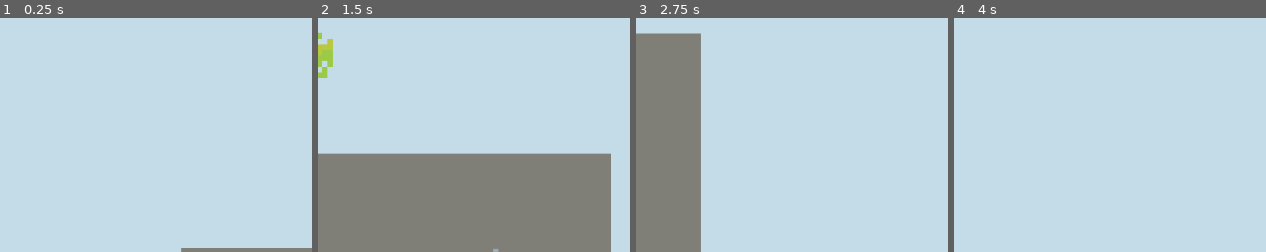
Above: before the commit, frames 1-4 (left to right).
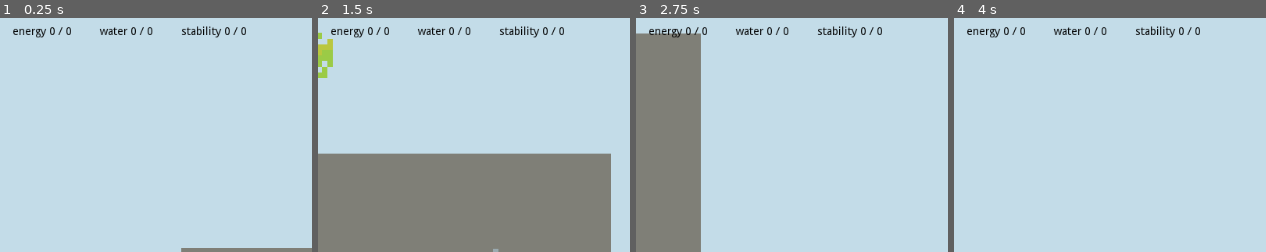
Above: after the commit, the same moments.

Repository: martindzejky/my-little-tree
Game: Godot game, scene res://scenes/main.tscn
Two runs of this game, one before a commit and one after it. Both use one fixed random seed, a clock stepped at 60 frames per second and the inputs below.
Inputs (mouse positions are % of the whole screen's width and height, from its top left):
- Up to frame 1 (0.25 s): no input
- Up to frame 2 (1.5 s): tap Enter at 0.5 s; move the mouse to (64, 45) at 0.52 s; press the mouse at (64, 45) at 0.53 s; hold D (move_right) 0.53-1.28 s; move the mouse to (21, 38) at 1.27 s; release the mouse at (21, 38) at 1.28 s; hold S (move_down) from 1.28 s (still down); tap Mouse wheel up (zoom_in) at 1.35 s
- Up to frame 3 (2.75 s): move the mouse to (77, 28) at 2.02 s; release S (move_down) at 2.03 s; hold D (move_right) from 2.03 s (still down); tap Mouse wheel down (zoom_out) at 2.1 s
- Up to frame 4 (4 s): move the mouse to (58, 70) at 2.77 s; release D (move_right) at 2.78 s; hold W (move_up) 2.78-3.53 s; click (58, 70) at 2.85 s; move the mouse to (outside the picture) at 3.52 s; hold A (move_left) from 3.53 s (still down); tap Mouse wheel up (zoom_in) at 3.6 s
The pictures show only the part of the screen within x 0-50%, y 1-51%; the shares and areas given below are measured in that part.

The runs differ from the first frame. In frame 1, 1.0% of the frame differs, in the area x 4-79%, y 3-9%; in frame 2, 1.0%; in frame 3, 1.0%; in frame 4, 1.0%.

Commit message:
add super simple gui

Diff:
--- /dev/null
+++ b/objects/gui.tscn
@@ -0,0 +1,95 @@
+[gd_scene load_steps=2 format=2]
+
+[ext_resource path="res://objects/ui/resource.tscn" type="PackedScene" id=1]
+
+[node name="gui" type="CanvasLayer"]
+
+[node name="topBar" type="MarginContainer" parent="."]
+anchor_right = 1.0
+__meta__ = {
+"_edit_use_anchors_": false
+}
+
+[node name="container" type="HBoxContainer" parent="topBar"]
+margin_right = 1024.0
+margin_bottom = 46.0
+
+[node name="energy" parent="topBar/container" instance=ExtResource( 1 )]
+anchor_right = 0.0
+anchor_bottom = 0.0
+margin_right = 87.0
+margin_bottom = 46.0
+resourceName = "currentEnergy"
+resourceMaxName = "maxEnergy"
+
+[node name="container" parent="topBar/container/energy" index="0"]
+margin_right = 71.0
+margin_bottom = 30.0
+
+[node name="label" parent="topBar/container/energy/container" index="0"]
+margin_top = 0.0
+margin_right = 43.0
+margin_bottom = 14.0
+text = "energy"
+
+[node name="value" parent="topBar/container/energy/container" index="1"]
+margin_left = 47.0
+margin_top = 0.0
+margin_right = 55.0
+margin_bottom = 14.0
+
+[node name="water" parent="topBar/container" instance=ExtResource( 1 )]
+anchor_right = 0.0
+anchor_bottom = 0.0
+margin_left = 91.0
+margin_right = 170.0
+margin_bottom = 46.0
+resourceName = "currentWater"
+resourceMaxName = "maxWater"
+
+[node name="container" parent="topBar/container/water" index="0"]
+margin_right = 63.0
+margin_bottom = 30.0
+
+[node name="label" parent="topBar/container/water/container" index="0"]
+margin_top = 0.0
+margin_right = 35.0
+margin_bottom = 14.0
+text = "water"
+
+[node name="value" parent="topBar/container/water/container" index="1"]
+margin_left = 39.0
+margin_top = 0.0
+margin_right = 47.0
+margin_bottom = 14.0
+
+[node name="stability" parent="topBar/container" instance=ExtResource( 1 )]
+anchor_right = 0.0
+anchor_bottom = 0.0
+margin_left = 174.0
+margin_right = 269.0
+margin_bottom = 46.0
+resourceName = "currentStability"
+resourceMaxName = "maxStability"
+
+[node name="container" parent="topBar/container/stability" index="0"]
+margin_right = 79.0
+margin_bottom = 30.0
+
+[node name="label" parent="topBar/container/stability/container" index="0"]
+margin_top = 0.0
+margin_right = 51.0
+margin_bottom = 14.0
+text = "stability"
+
+[node name="value" parent="topBar/container/stability/container" index="1"]
+margin_left = 55.0
+margin_top = 0.0
+margin_right = 63.0
+margin_bottom = 14.0
+
+[editable path="topBar/container/energy"]
+
+[editable path="topBar/container/water"]
+
+[editable path="topBar/container/stability"]
--- a/objects/tree.tscn
+++ b/objects/tree.tscn
@@ -4,7 +4,9 @@
 [ext_resource path="res://objects/root.tscn" type="PackedScene" id=2]
 [ext_resource path="res://scripts/player/rootGrowth.gd" type="Script" id=3]
 
-[node name="root" type="Node2D"]
+[node name="root" type="Node2D" groups=[
+"tree",
+]]
 
 [node name="branches" type="Node2D" parent="."]
 
--- /dev/null
+++ b/objects/ui/resource.tscn
@@ -0,0 +1,39 @@
+[gd_scene load_steps=2 format=2]
+
+[ext_resource path="res://scripts/ui/resource.gd" type="Script" id=1]
+
+[node name="label" type="MarginContainer"]
+anchor_right = 1.0
+anchor_bottom = 1.0
+custom_constants/margin_right = 16
+custom_constants/margin_top = 16
+custom_constants/margin_left = 16
+custom_constants/margin_bottom = 16
+script = ExtResource( 1 )
+__meta__ = {
+"_edit_use_anchors_": false
+}
+
+[node name="container" type="HBoxContainer" parent="."]
+margin_left = 16.0
+margin_top = 16.0
+margin_right = 1008.0
+margin_bottom = 584.0
+
+[node name="label" type="Label" parent="container"]
+margin_top = 277.0
+margin_right = 56.0
+margin_bottom = 291.0
+custom_colors/font_color = Color( 0, 0, 0, 1 )
+text = "resource"
+align = 2
+valign = 1
+
+[node name="value" type="Label" parent="container"]
+margin_left = 60.0
+margin_top = 277.0
+margin_right = 68.0
+margin_bottom = 291.0
+custom_colors/font_color = Color( 0, 0, 0, 1 )
+text = "0"
+valign = 1
--- a/scenes/main.tscn
+++ b/scenes/main.tscn
@@ -1,10 +1,13 @@
-[gd_scene load_steps=4 format=2]
+[gd_scene load_steps=5 format=2]
 
 [ext_resource path="res://objects/tree.tscn" type="PackedScene" id=1]
 [ext_resource path="res://objects/camera.tscn" type="PackedScene" id=2]
 [ext_resource path="res://tiles/ground.tres" type="TileSet" id=3]
+[ext_resource path="res://objects/gui.tscn" type="PackedScene" id=4]
 
 [node name="root" type="Node2D"]
+
+[node name="gui" parent="." instance=ExtResource( 4 )]
 
 [node name="camera" parent="." instance=ExtResource( 2 )]
 moveSpeed = 500.0
--- a/scripts/autoload/myTree.gd
+++ b/scripts/autoload/myTree.gd
@@ -2,3 +2,30 @@
 
 # This script is loaded using AutoLoad, it is available always
 # and globally. It stores global information about the growing tree.
+
+# ENERGY is gathered from the sun by the tree automatically, based
+# on the weather and the day/night cycle.
+
+var currentEnergy = 0
+var maxEnergy = 0
+
+# WATER is gathered by the roots from water sources. Also, when it
+# is raining, more water is gathered.
+
+var currentWater = 0
+var maxWater = 0
+
+# STABILITY is calculated based on the branches and the roots.
+
+var currentStability = 0
+var maxStability = 0
+
+
+# UPDATE stats
+func _process(delta):
+    var treeNodes = get_tree().get_nodes_in_group('tree')
+    assert(treeNodes.size() == 1, 'there is not exactly one tree')
+
+    var tree = treeNodes[0]
+    var branches = tree.get_node("branches")
+    var roots = tree.get_node("roots")
--- /dev/null
+++ b/scripts/ui/resource.gd
@@ -0,0 +1,11 @@
+extends MarginContainer
+
+# this is the name of a variable on MyTree to display
+export(String) var resourceName
+export(String) var resourceMaxName
+
+func _process(delta):
+    var currentValue = MyTree.get(resourceName)
+    var maxValue = MyTree.get(resourceMaxName)
+
+    $container/value.text = String(currentValue) + ' / ' + String(maxValue)
